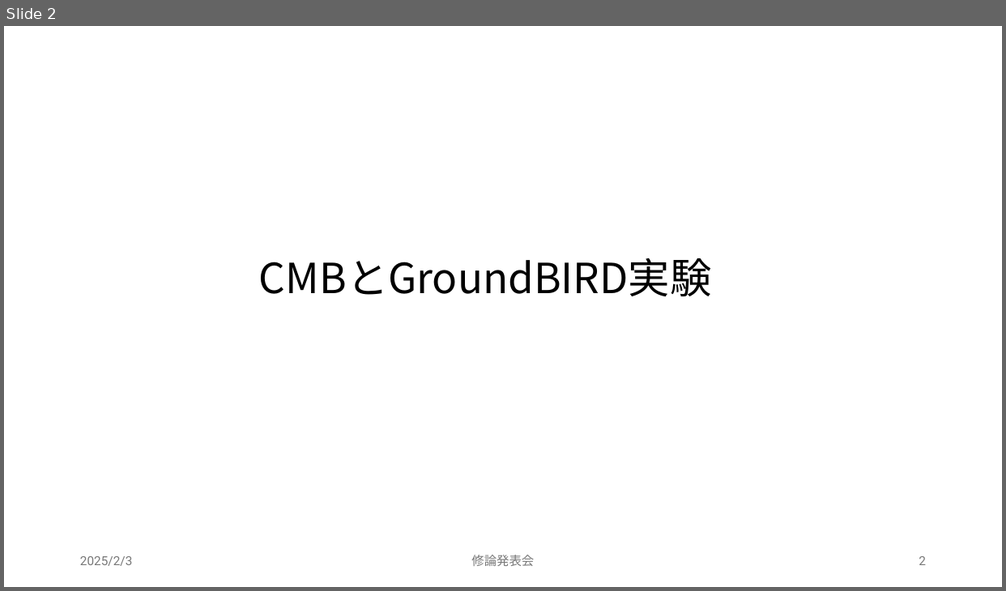
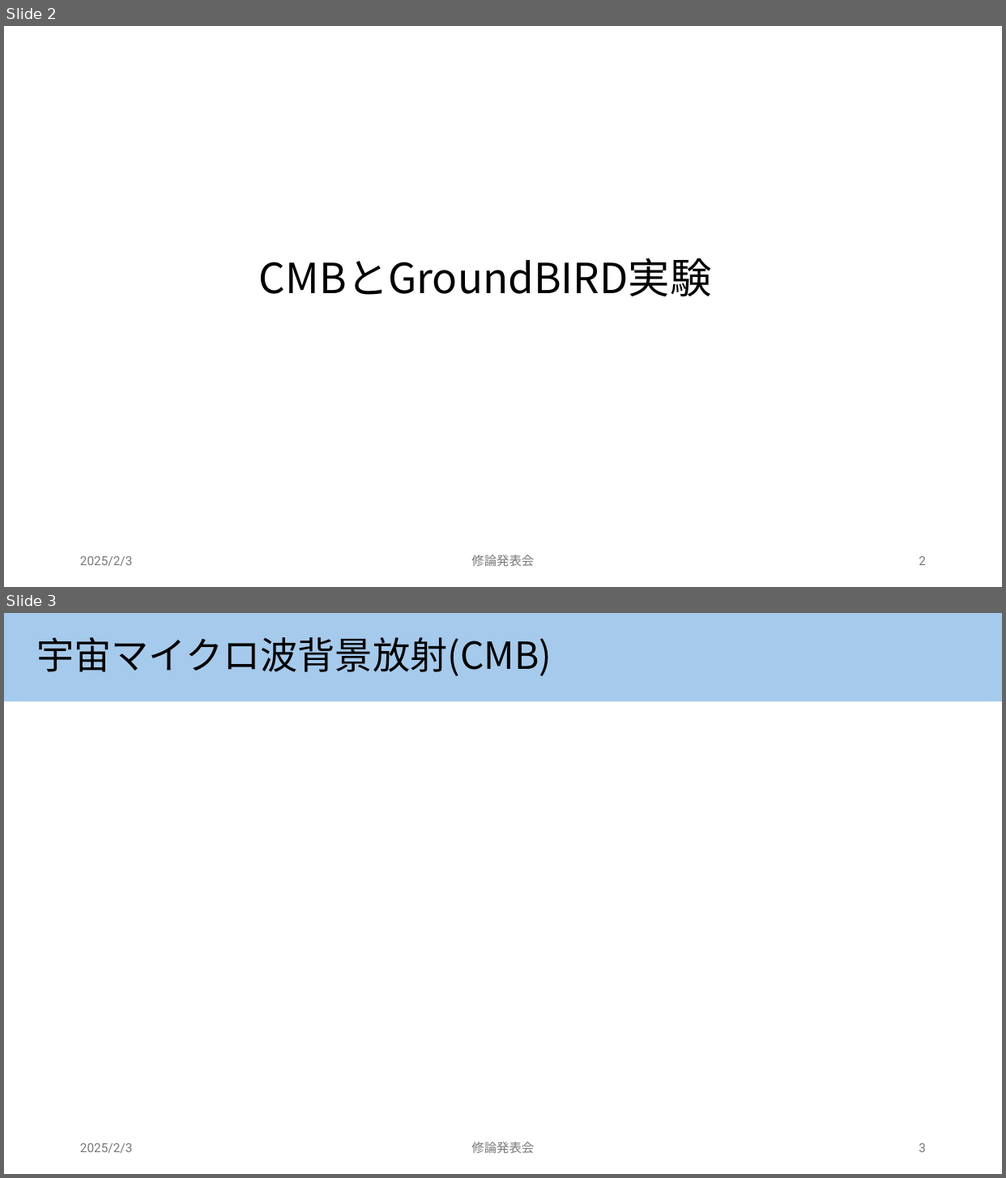
Before and after one commit to keisuke0821/master_thesis, a slide deck: mt_presentation.pptx. Shown one above the other, each under a label of ours: slide 2 before the commit, slides 2 and 3 after it. The pictures are 1006x591 and 1006x1178 pixels, drawn with LibreOffice and Linux fonts; fonts in the diff are those of the drawing. Boxes give left, top, right and bottom in pixels: in the first picture for what was removed or moved away, otherwise in the second. Text is boxed around its words. In the diff, an @@ line names an element or a change of style, - is before the commit and + after.

Commit message:
Commit at 2025-01-26 16:30:00

```diff
--- a/mt_presentation.pptx
+++ b/mt_presentation.pptx
@@ slide 3 added at bbox=[4, 613, 1002, 1174], background #FFFFFF @@
@@ title added at bbox=[4, 613, 1002, 701], fill #A6CAEC, 36 pt, text #000000 @@
+宇宙マイクロ波背景放射(CMB)
@@ text added at bbox=[80, 1144, 133, 1153], 12 pt, text #797979 @@
+2025/2/3
@@ text added at bbox=[471, 1142, 534, 1153], 12 pt, text #797979 @@
+修論発表会
@@ page number added at bbox=[918, 1144, 926, 1152], 12 pt, text #797979 @@
+3
```
